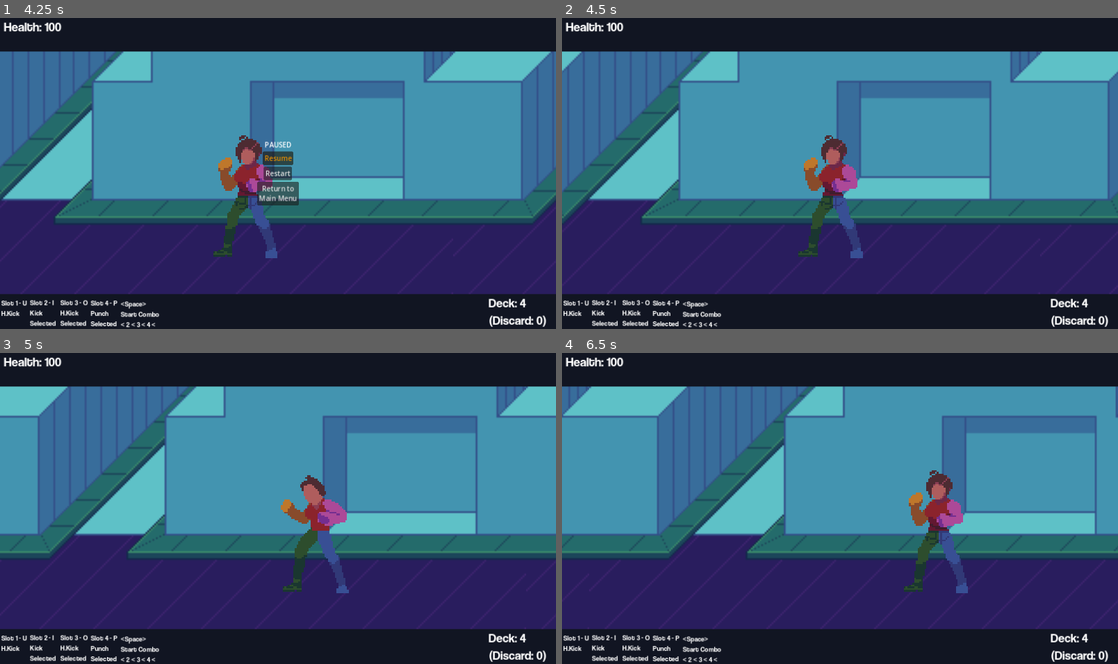
Above: before the commit, frames 1-4 (two rows, left to right).
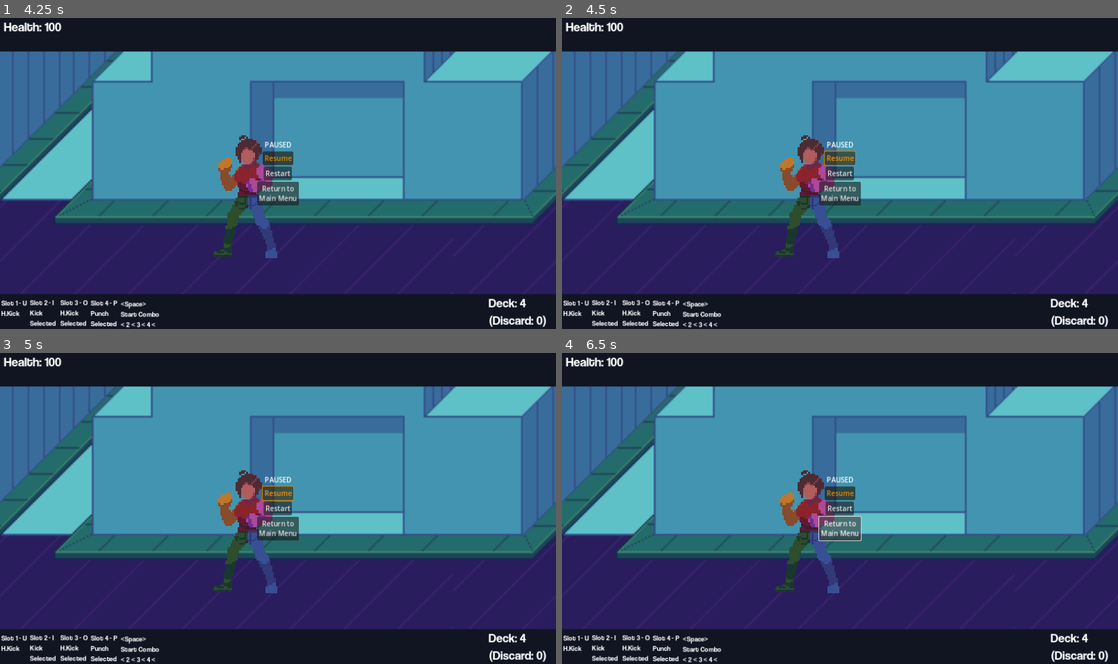
Above: after the commit, the same moments.

Repository: Missing-Pixel/Project-Fragarach
Game: Godot game, scene res://Scenes/test_level.tscn
The game is run twice, just before and just after one commit, with the same random seed, the same clock (stepped at 60 frames per second) and the same inputs.
Inputs (mouse positions are in pixels of both pictures, inside the frame that each line leads up to):
- Up to frame 1 (4.25 s): hold D (Move Right) 0.53-1.28 s; tap U (Select Card 1) at 0.6, 3.6 s; hold S (Move Down) 1.28-2.03 s; tap I (Select Card 2) at 1.35 s; hold D (Move Right) 2.03-2.78 s; tap O (Select Card 3) at 2.1 s; hold W (Move Up) 2.78-3.53 s; tap P (Select Card 4) at 2.85 s; hold A (Move Left) from 3.53 s (still down); tap Escape (Cancel Menu) at 4.15 s
- Up to frame 2 (4.5 s): release A (Move Left) at 4.25 s; click "Resume" at 4.25 s
- Up to frame 3 (5 s): no input
- Up to frame 4 (6.5 s): click (840, 508) at 5 s, where only the run after the commit has a clickable "Restart"; click (840, 527) at 5.75 s, where only the run after the commit has a clickable "Return to Main Menu"

Frame 1 is identical in both runs. In frame 2, 16% of the frame differs, in the area x 0-100%, y 10-78%; in frame 3, 29%; in frame 4, 37%.

Commit message:
Adjusted wave spawner to proper scale; separated pause and game overmenus into prefabs

Diff:
--- /dev/null
+++ b/Prefabs/Menus/game_over.tscn
@@ -0,0 +1,35 @@
+[gd_scene load_steps=2 format=3 uid="uid://fw55mbbyby7n"]
+
+[ext_resource type="Script" path="res://Scripts/Menus and UI/sc_menu_controls.gd" id="1_13xpn"]
+
+[node name="GameOver" type="VBoxContainer"]
+offset_right = 1280.0
+offset_bottom = 720.0
+alignment = 1
+script = ExtResource("1_13xpn")
+movement_cooldown = 0.15
+cancel_default_color = Color(1, 0, 0, 1)
+active_color = Color(1, 0.616667, 0, 1)
+
+[node name="GameOverLabel" type="RichTextLabel" parent="."]
+layout_mode = 2
+bbcode_enabled = true
+text = "[center]GAME OVER/CLEARED"
+fit_content = true
+
+[node name="HBoxContainer" type="HBoxContainer" parent="."]
+layout_mode = 2
+alignment = 1
+
+[node name="Restart" type="Button" parent="HBoxContainer"]
+layout_mode = 2
+text = "Restart"
+
+[node name="HBoxContainer2" type="HBoxContainer" parent="."]
+layout_mode = 2
+alignment = 1
+
+[node name="Leave" type="Button" parent="HBoxContainer2"]
+layout_mode = 2
+text = "Return to
+Main Menu"
--- /dev/null
+++ b/Prefabs/Menus/pause_menu.tscn
@@ -0,0 +1,44 @@
+[gd_scene load_steps=2 format=3 uid="uid://b48qrc5hp0box"]
+
+[ext_resource type="Script" path="res://Scripts/Menus and UI/sc_menu_controls.gd" id="1_jrfcr"]
+
+[node name="PauseMenu" type="VBoxContainer" node_paths=PackedStringArray("default_button")]
+offset_right = 1280.0
+offset_bottom = 720.0
+alignment = 1
+script = ExtResource("1_jrfcr")
+default_button = NodePath("HBoxContainer/Resume")
+movement_cooldown = 0.15
+cancel_default_color = Color(1, 0, 0, 1)
+active_color = Color(1, 0.616667, 0, 1)
+
+[node name="RichTextLabel" type="RichTextLabel" parent="."]
+layout_mode = 2
+bbcode_enabled = true
+text = "[center]PAUSED"
+fit_content = true
+
+[node name="HBoxContainer" type="HBoxContainer" parent="."]
+layout_mode = 2
+alignment = 1
+
+[node name="Resume" type="Button" parent="HBoxContainer"]
+layout_mode = 2
+text = "Resume"
+
+[node name="HBoxContainer2" type="HBoxContainer" parent="."]
+layout_mode = 2
+alignment = 1
+
+[node name="Restart" type="Button" parent="HBoxContainer2"]
+layout_mode = 2
+text = "Restart"
+
+[node name="HBoxContainer3" type="HBoxContainer" parent="."]
+layout_mode = 2
+alignment = 1
+
+[node name="Leave" type="Button" parent="HBoxContainer3"]
+layout_mode = 2
+text = "Return to
+Main Menu"
--- a/Prefabs/wave_spawner.tscn
+++ b/Prefabs/wave_spawner.tscn
@@ -10,6 +10,7 @@
 script = ExtResource("1_ja3jr")
 
 [node name="SearchRange" type="CollisionShape2D" parent="."]
+scale = Vector2(1, 40)
 shape = SubResource("RectangleShape2D_c085i")
 
 [connection signal="body_entered" from="." to="." method="_on_body_entered"]
--- a/Scenes/test_level.tscn
+++ b/Scenes/test_level.tscn
@@ -8,7 +8,8 @@
 [ext_resource type="PackedScene" uid="uid://blspfy6q3fqxp" path="res://Prefabs/wave_spawner.tscn" id="5_j6cl3"]
 [ext_resource type="PackedScene" uid="uid://3le30i5udicx" path="res://Prefabs/player.tscn" id="6_edrvu"]
 [ext_resource type="PackedScene" uid="uid://ccnue8h5xbojr" path="res://Prefabs/hud_prototype.tscn" id="8_ihqgi"]
-[ext_resource type="Script" path="res://Scripts/Menus and UI/sc_menu_controls.gd" id="9_j0cxm"]
+[ext_resource type="PackedScene" uid="uid://b48qrc5hp0box" path="res://Prefabs/Menus/pause_menu.tscn" id="9_kqh8v"]
+[ext_resource type="PackedScene" uid="uid://fw55mbbyby7n" path="res://Prefabs/Menus/game_over.tscn" id="10_56mcn"]
 
 [node name="TestLevel" type="Node2D" node_paths=PackedStringArray("canvas_layer", "pause_menu", "game_over")]
 script = ExtResource("1_dm86k")
@@ -29,7 +30,7 @@
 position = Vector2(564, -10)
 
 [node name="WaveSpawner" parent="EnemyList" instance=ExtResource("5_j6cl3")]
-position = Vector2(-665, -5)
+position = Vector2(-665, 0)
 vertical_radius_max = 15.0
 enemy_prefab_names = PackedStringArray("enemy_generic")
 enemy_counts = PackedInt32Array(4)
@@ -42,77 +43,6 @@
 [node name="HUDPrototype" parent="PrototypeHUD" node_paths=PackedStringArray("player_node") instance=ExtResource("8_ihqgi")]
 player_node = NodePath("../../Player")
 
-[node name="PauseMenu" type="VBoxContainer" parent="PrototypeHUD" node_paths=PackedStringArray("default_button")]
-offset_right = 1280.0
-offset_bottom = 720.0
-alignment = 1
-script = ExtResource("9_j0cxm")
-default_button = NodePath("HBoxContainer/Resume")
-movement_cooldown = 0.15
-cancel_default_color = Color(1, 0, 0, 1)
-active_color = Color(1, 0.616667, 0, 1)
+[node name="PauseMenu" parent="PrototypeHUD" instance=ExtResource("9_kqh8v")]
 
-[node name="RichTextLabel" type="RichTextLabel" parent="PrototypeHUD/PauseMenu"]
-layout_mode = 2
-bbcode_enabled = true
-text = "[center]PAUSED"
-fit_content = true
-
-[node name="HBoxContainer" type="HBoxContainer" parent="PrototypeHUD/PauseMenu"]
-layout_mode = 2
-alignment = 1
-
-[node name="Resume" type="Button" parent="PrototypeHUD/PauseMenu/HBoxContainer"]
-layout_mode = 2
-text = "Resume"
-
-[node name="HBoxContainer2" type="HBoxContainer" parent="PrototypeHUD/PauseMenu"]
-layout_mode = 2
-alignment = 1
-
-[node name="Restart" type="Button" parent="PrototypeHUD/PauseMenu/HBoxContainer2"]
-layout_mode = 2
-text = "Restart"
-
-[node name="HBoxContainer3" type="HBoxContainer" parent="PrototypeHUD/PauseMenu"]
-layout_mode = 2
-alignment = 1
-
-[node name="Leave" type="Button" parent="PrototypeHUD/PauseMenu/HBoxContainer3"]
-layout_mode = 2
-text = "Return to
-Main Menu"
-
-[node name="GameOver" type="VBoxContainer" parent="PrototypeHUD"]
-offset_right = 1280.0
-offset_bottom = 720.0
-alignment = 1
-script = ExtResource("9_j0cxm")
-movement_cooldown = 0.15
-cancel_default_color = Color(1, 0, 0, 1)
-active_color = Color(1, 0.616667, 0, 1)
-
-[node name="GameOverLabel" type="RichTextLabel" parent="PrototypeHUD/GameOver"]
-layout_mode = 2
-bbcode_enabled = true
-text = "[center]GAME OVER/CLEARED"
-fit_content = true
-
-[node name="HBoxContainer" type="HBoxContainer" parent="PrototypeHUD/GameOver"]
-layout_mode = 2
-alignment = 1
-
-[node name="Restart" type="Button" parent="PrototypeHUD/GameOver/HBoxContainer"]
-layout_mode = 2
-text = "Restart"
-
-[node name="HBoxContainer2" type="HBoxContainer" parent="PrototypeHUD/GameOver"]
-layout_mode = 2
-alignment = 1
-
-[node name="Leave" type="Button" parent="PrototypeHUD/GameOver/HBoxContainer2"]
-layout_mode = 2
-text = "Return to
-Main Menu"
-
-[connection signal="pressed" from="PrototypeHUD/PauseMenu/HBoxContainer/Resume" to="." method="_on_resume_pressed"]
+[node name="GameOver" parent="PrototypeHUD" instance=ExtResource("10_56mcn")]
Not shown: 1 places in Scenes/test_level.tscn that only renumber resources
